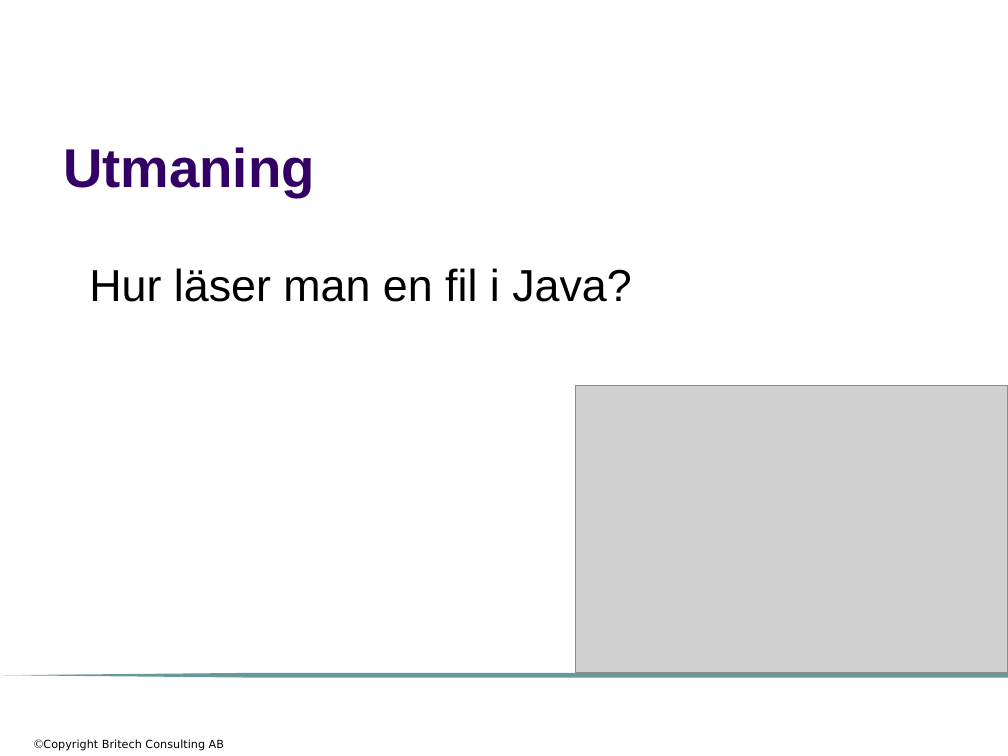
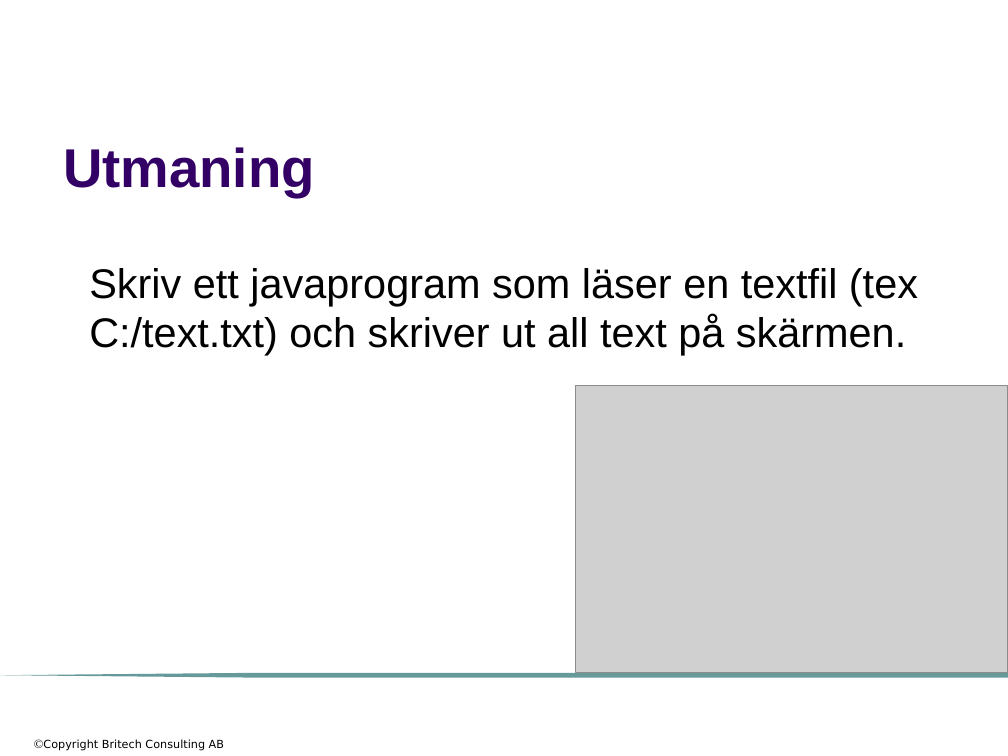
Before and after one commit to me97esn/groovyseminarium, a slide deck: slide 47 of groovyseminarie/dokument/groovyseminarium_source_w_logo.pptx. Drawn at 1008x756 pixels with LibreOffice and Linux fonts; fonts in the diff are those of the drawing; grey boxes stand for pictures; background and template pictures are left out. Boxes give left, top, right and bottom in pixels: in the first picture for what was removed or moved away, otherwise in the second. Text is boxed around its words. In the diff, an @@ line names an element or a change of style, - is before the commit and + after.

```diff
--- a/groovyseminarie/dokument/groovyseminarium_source_w_logo.pptx
+++ b/groovyseminarie/dokument/groovyseminarium_source_w_logo.pptx
@@ text at (89, 268, 918, 355): text changed; size 32 to 29.6 pt @@
-• Hur läser man en fil i Java?
+• Skriv ett javaprogram som läser en textfil (tex C:/text.txt) och skriver ut all text på skärmen.
```
Also in this commit, not shown: 3 other files.
